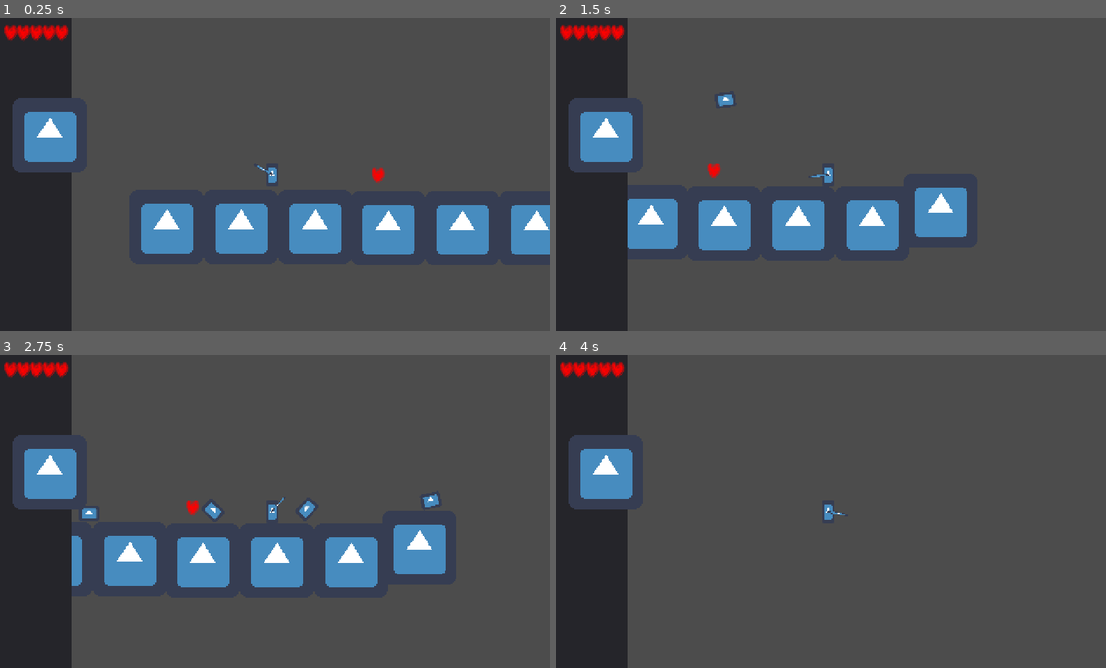
Above: before the commit, frames 1-4 (two rows, left to right).
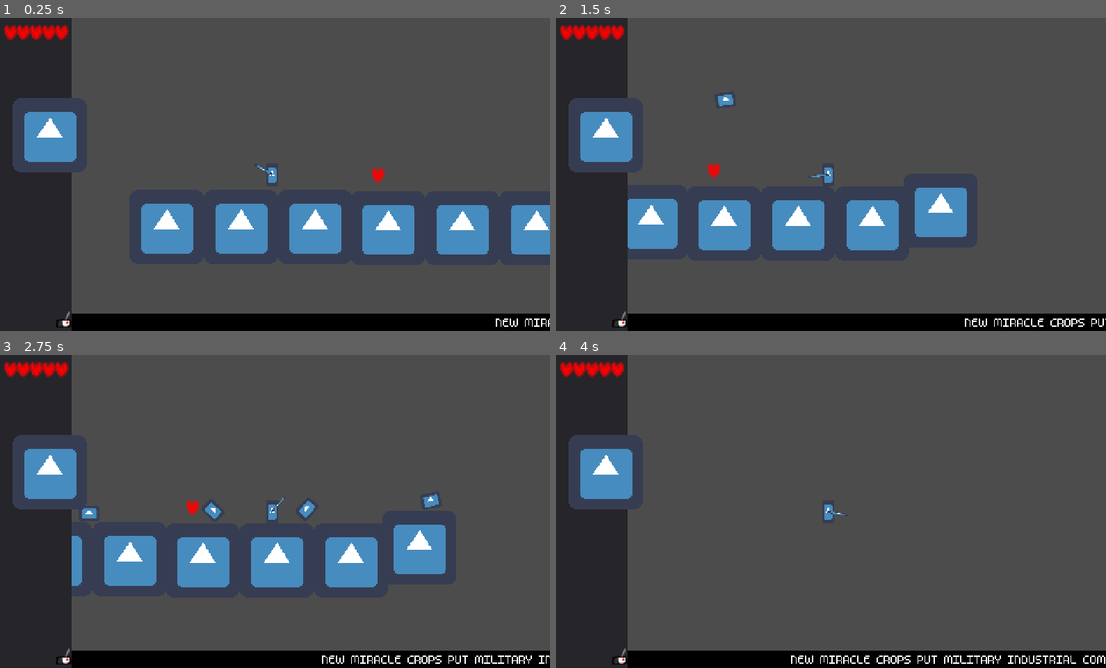
Above: after the commit, the same moments.

Repository: mrnotcrazy/ld52
Game: Godot game, scene res://test_main.tscn
Same seed, same stepped clock (60 frames per second), same inputs: the game is played once before the commit and once after it. The engine's default icon, where the game draws it, is replaced by a stand-in: a white triangle on a blue panel in a dark square.
Inputs (mouse positions are in pixels of both pictures, inside the frame that each line leads up to):
- Up to frame 1 (0.25 s): no input
- Up to frame 2 (1.5 s): move the mouse to (952, 158) at 0.52 s; press the mouse at (952, 158) at 0.53 s; hold D (move_right) from 0.53 s (still down); tap W (jump) at 0.77 s; move the mouse to (715, 190) at 1.27 s; release the mouse at (715, 190) at 1.28 s; click (715, 190) at 1.35 s
- Up to frame 3 (2.75 s): tap W (jump) at 1.52 s; move the mouse to (330, 442) at 2.02 s; release D (move_right) at 2.03 s; press the mouse at (330, 442) at 2.03 s; hold A (move_left) from 2.03 s (still down)
- Up to frame 4 (4 s): move the mouse to (798, 574) at 2.77 s; release A (move_left) at 2.78 s; release the mouse at (798, 574) at 2.78 s; hold D (move_right) from 2.78 s (still down); click (798, 574) at 2.85 s; tap W (jump) at 3.02, 3.77 s; move the mouse to (996, 558) at 3.52 s; press the mouse at (996, 558) at 3.53 s

The runs differ from the first frame. In frame 1, 4.9% of the frame differs, in the area x 10-100%, y 93-100%; in frame 2, 4.9%; in frame 3, 4.9%; in frame 4, 4.9%.

Commit message:
added a news ticket

Diff:
--- /dev/null
+++ b/news_ticket.gd
@@ -0,0 +1,37 @@
+extends Label
+var newsline1s=["New miracle crops put military industrial complex out of business! Guns and Ammo now grow on trees! What will be next??!!!",
+"In Brazil an industrius farmer has taken up Gene editing in his free time and created a tomato that tastes like bacon.... it also shoots rockets lol",
+"Bill gates bans user 69xxxmothermaster from all microsoft services forever after the user insults his son on xbox live",
+"Activists question whether growing explosive or dangerous plants is a good idea, we say it is cause we are paid to say that",
+"Tonight we speak with Genetic scientist Dr.Gumpy Stumpkins, The important questions you want to know...... If we can grow guns on trees why can't I have laser eyes?"
+
+]
+var activeLines=newsline1s
+
+func _physics_process(delta):
+	if get_position().x>=-2000:
+		set_position(Vector2(get_position().x-1,255))
+		print(get_position())
+		pass
+	else:
+		set_position(Vector2(450,255))
+		updateText()
+
+
+# Called when the node enters the scene tree for the first time.
+func _ready():
+	updateText()
+	#scroll()
+	pass # Replace with function body.
+
+func scroll():
+
+
+
+	pass
+
+func updateText():
+	var randText = activeLines[randi() % activeLines.size()]
+	text=randText
+
+	pass
--- a/test_main.tscn
+++ b/test_main.tscn
@@ -6,8 +6,15 @@
 [ext_resource path="res://main.gd" type="Script" id=4]
 [ext_resource path="res://art/heart_16x16_placeholder.png" type="Texture" id=5]
 [ext_resource path="res://hurtbox.tscn" type="PackedScene" id=6]
+[ext_resource path="res://news_ticket.gd" type="Script" id=7]
+[ext_resource path="res://art/m5x7.ttf" type="DynamicFontData" id=8]
+[ext_resource path="res://art/radio_16x16_placeholder.png" type="Texture" id=9]
+
+[sub_resource type="DynamicFont" id=1]
+font_data = ExtResource( 8 )
 
 [node name="Node2D" type="Node2D"]
+position = Vector2( 1, 0 )
 script = ExtResource( 4 )
 heartArt = ExtResource( 5 )
 
@@ -45,6 +52,22 @@
 margin_right = 40.0
 margin_bottom = 40.0
 
+[node name="ticket_panel" type="Panel" parent="player/Camera2D/CanvasLayer/UI"]
+modulate = Color( 0, 0, 0, 1 )
+margin_left = 1.0
+margin_top = 255.0
+margin_right = 481.0
+margin_bottom = 270.0
+
+[node name="news_ticket" type="Label" parent="player/Camera2D/CanvasLayer/UI"]
+margin_left = 448.0
+margin_top = 255.0
+margin_right = 488.0
+margin_bottom = 269.0
+custom_fonts/font = SubResource( 1 )
+uppercase = true
+script = ExtResource( 7 )
+
 [node name="side_pannel" type="Panel" parent="player/Camera2D/CanvasLayer/UI"]
 margin_right = 67.0
 margin_bottom = 272.0
@@ -67,5 +90,12 @@
 margin_bottom = 45.0
 custom_constants/separation = -5
 
+[node name="TextureRect" type="TextureRect" parent="player/Camera2D/CanvasLayer/UI"]
+margin_left = 52.0
+margin_top = 252.0
+margin_right = 92.0
+margin_bottom = 292.0
+texture = ExtResource( 9 )
+
 [node name="hurtbox" parent="." instance=ExtResource( 6 )]
 position = Vector2( 282, 195 )
Binary file added: art/m5x7.ttf
Binary file added: art/radio_16x16_placeholder.png
Not shown, added: art/radio_16x16_placeholder.png.import
Not shown: 1 places in test_main.tscn that only renumber resources
